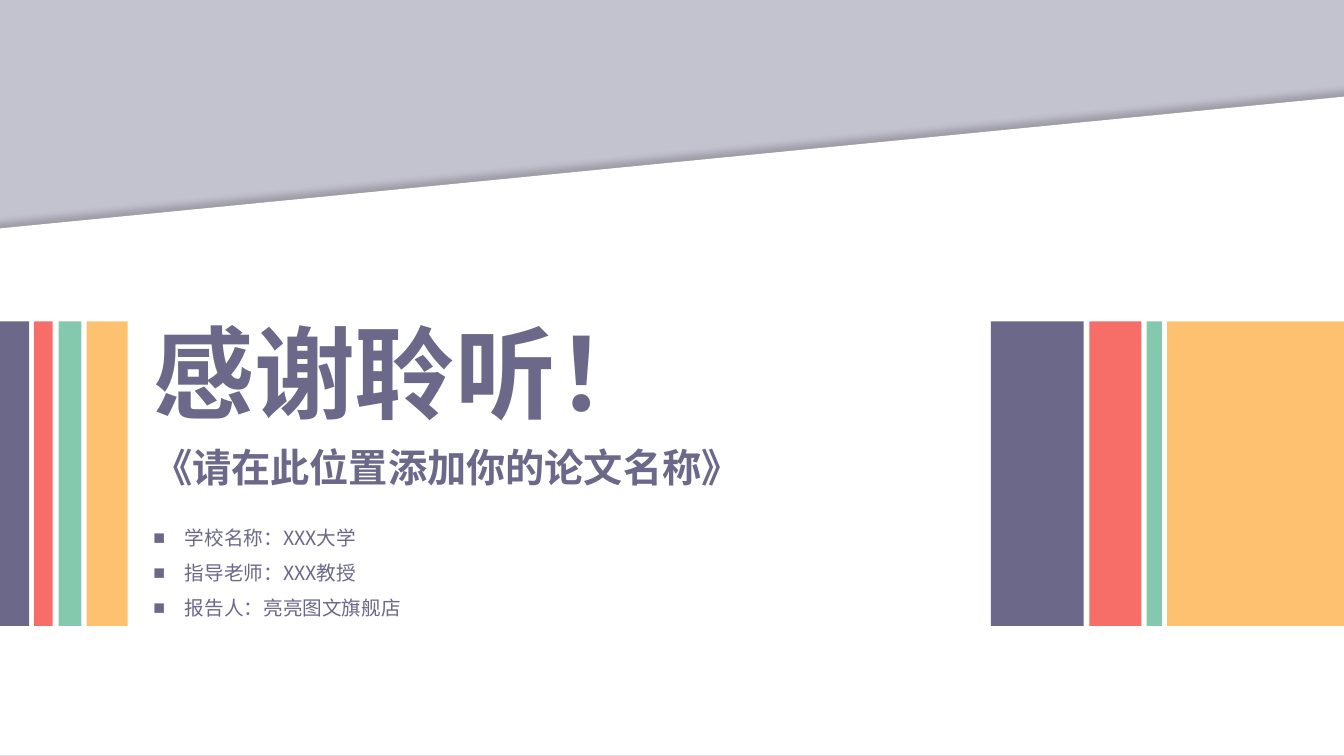
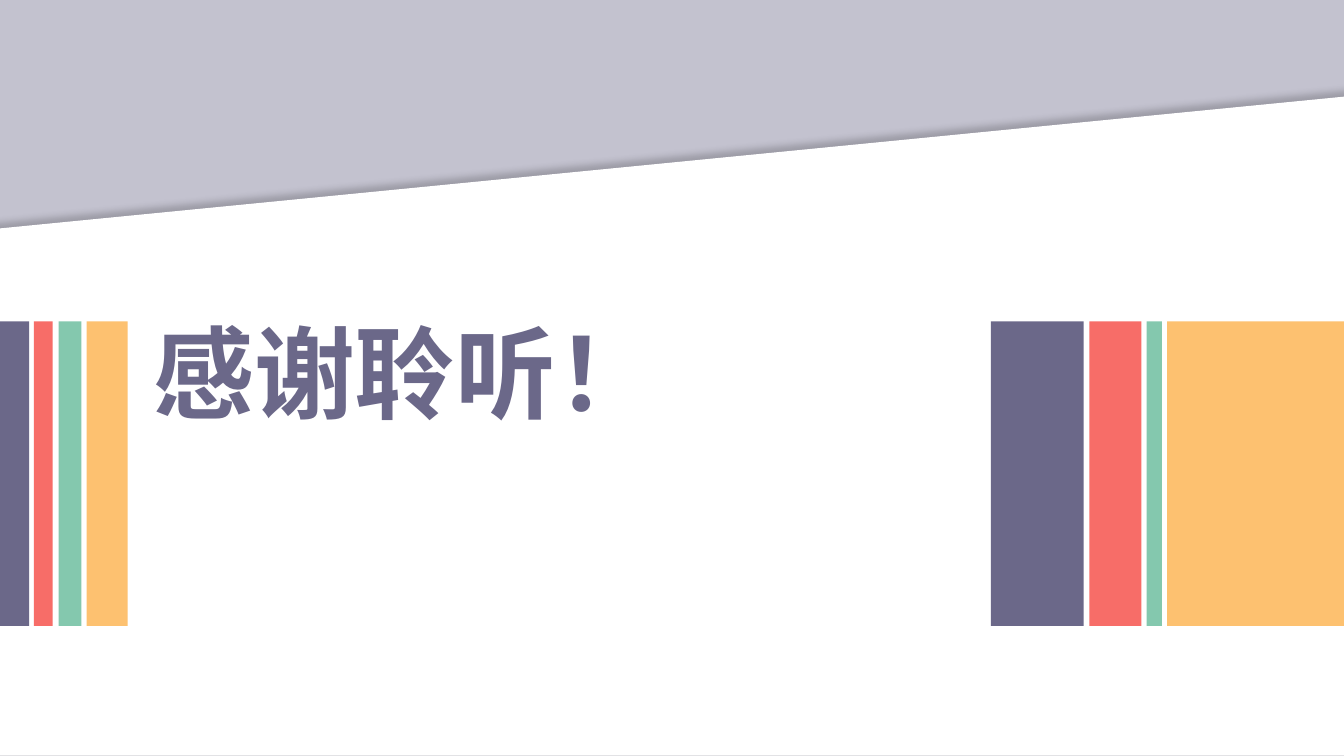
Before and after one commit to Azerrroth/dbgaokao-2019, a slide deck: slide 10 of 数据库展示.pptx (slide 21 before the commit). Drawn at 1344x756 pixels with LibreOffice and Linux fonts; fonts in the diff are those of the drawing; background and template pictures are left out. Boxes give left, top, right and bottom in pixels: in the first picture for what was removed or moved away, otherwise in the second. Text is boxed around its words. In the diff, an @@ line names an element or a change of style, - is before the commit and + after.

```diff
--- a/数据库展示.pptx
+++ b/数据库展示.pptx
@@ text removed at bbox=[153, 448, 740, 486] @@
-《请在此位置添加你的论文名称》
@@ text removed at bbox=[185, 528, 401, 617] @@
-■ 学校名称：XXX大学
-■ 指导老师：XXX教授
-■ 报告人：亮亮图文旗舰店
```
Also in this commit, not shown: 1 other slide changed, 11 slides removed.
